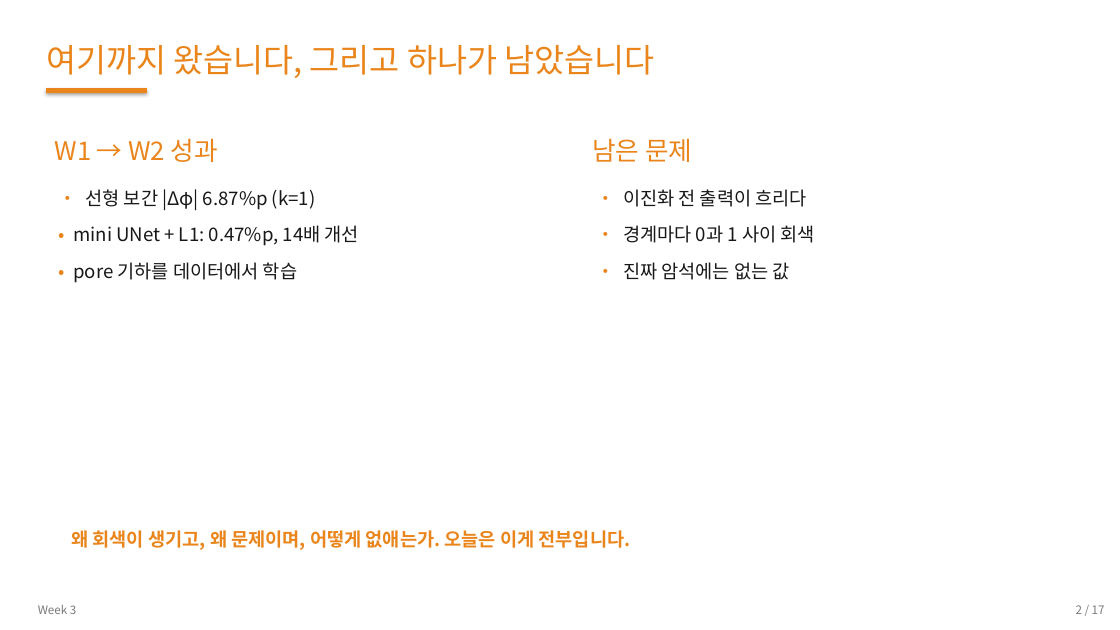
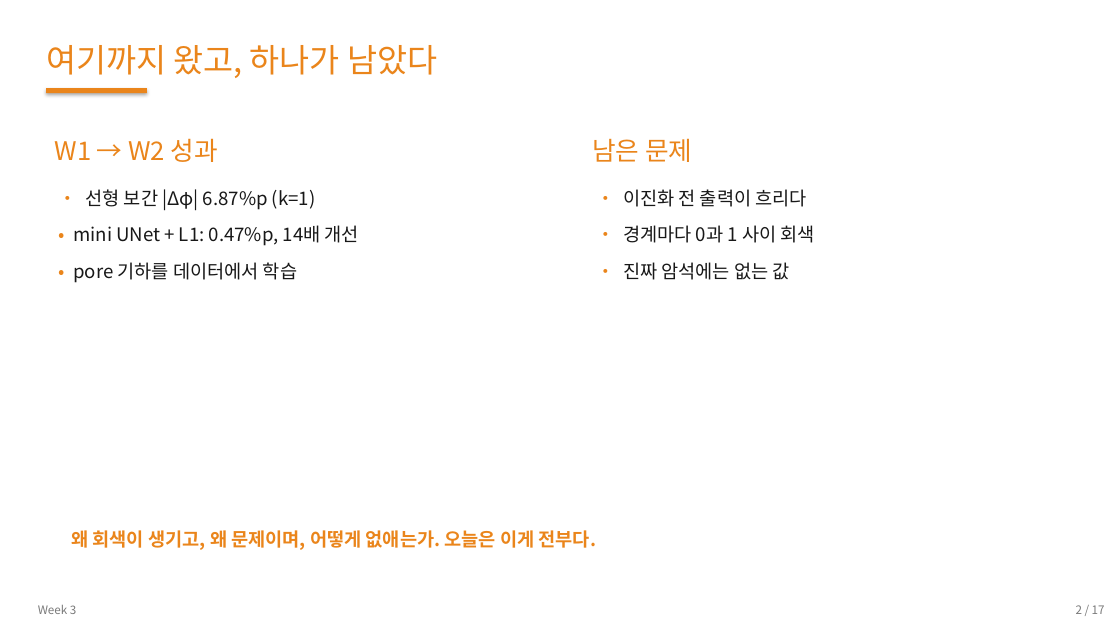
Before and after one commit to 01willy/Digital_rock_DL_Education, a slide deck: slide 2 of web/downloads/shared/w3/W3.pptx. Drawn at 1120x630 pixels with LibreOffice and Linux fonts; fonts in the diff are those of the drawing. Boxes give left, top, right and bottom in pixels: in the first picture for what was removed or moved away, otherwise in the second. Text is boxed around its words. In the diff, an @@ line names an element or a change of style, - is before the commit and + after.

```diff
--- a/web/downloads/shared/w3/W3.pptx
+++ b/web/downloads/shared/w3/W3.pptx
@@ text at (x1=46, y1=45, x2=437, y2=78): text changed @@
-여기까지 왔습니다, 그리고 하나가 남았습니다
+여기까지 왔고, 하나가 남았다
@@ text at (x1=71, y1=530, x2=597, y2=550): text changed @@
-왜 회색이 생기고, 왜 문제이며, 어떻게 없애는가. 오늘은 이게 전부입니다.
+왜 회색이 생기고, 왜 문제이며, 어떻게 없애는가. 오늘은 이게 전부다.
```
Also in this commit, not shown: 2 other slides changed, 13 other files.
